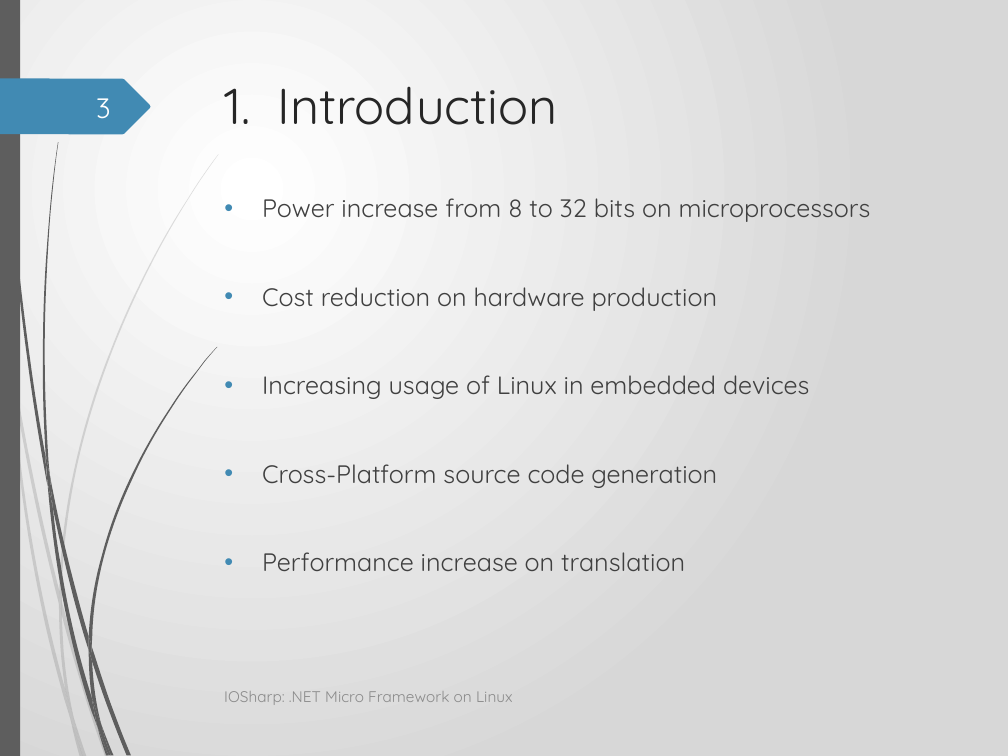
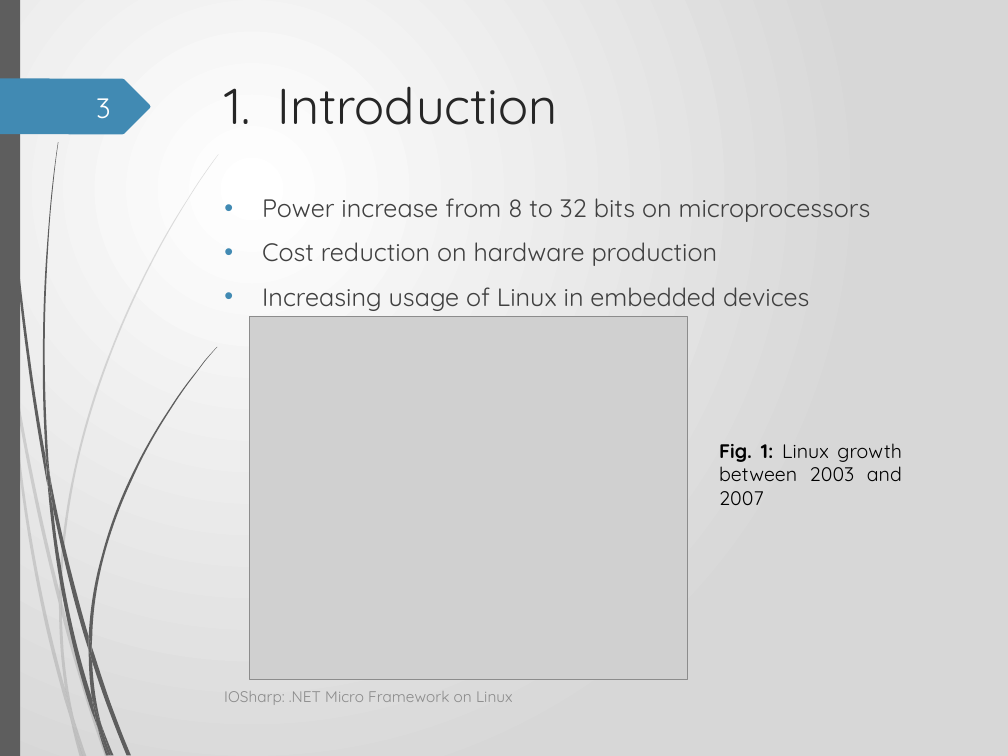
Before and after one commit to GerardSoleCa/BachelorThesisMisc, a slide deck: slide 3 of ThesisDoc/IOSharp.pptx. Drawn at 1008x756 pixels with LibreOffice and Linux fonts; fonts in the diff are those of the drawing; grey boxes stand for pictures; background and template pictures are left out. Boxes give left, top, right and bottom in pixels: in the first picture for what was removed or moved away, otherwise in the second. Text is boxed around its words. In the diff, an @@ line names an element or a change of style, - is before the commit and + after.

```diff
--- a/ThesisDoc/IOSharp.pptx
+++ b/ThesisDoc/IOSharp.pptx
@@ picture added at (250, 317, 688, 679) @@
@@ text added at (719, 443, 902, 505), 14 pt, text #000000 @@
+Fig. 1: Linux growth between 2003 and 2007
@@ text at (262, 464, 717, 571): paragraphs removed @@
-• Cross-Platform source code generation
-• Performance increase on translation
```
Also in this commit, not shown: 17 other slides changed, 2 slides added, 1 slide removed, 3 other files.
